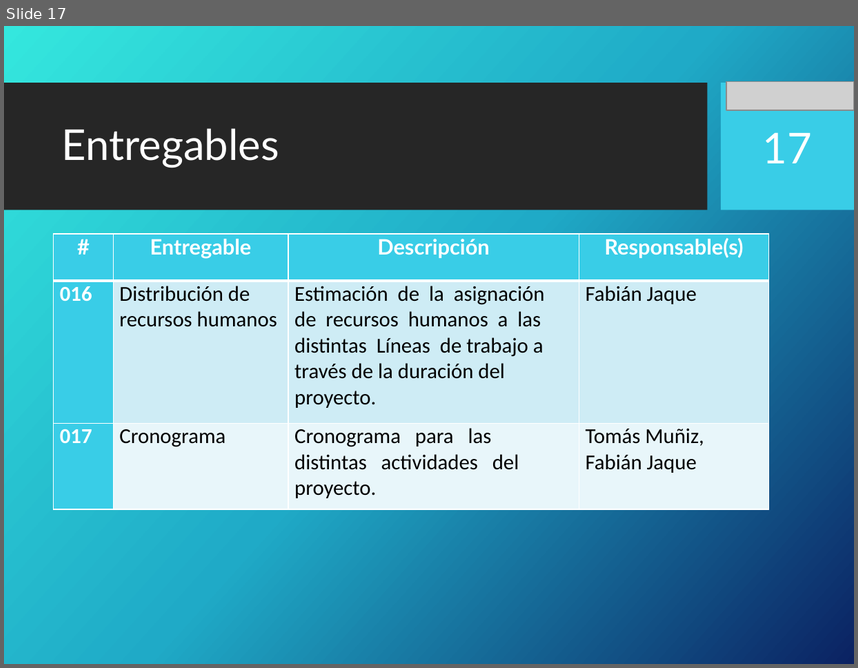
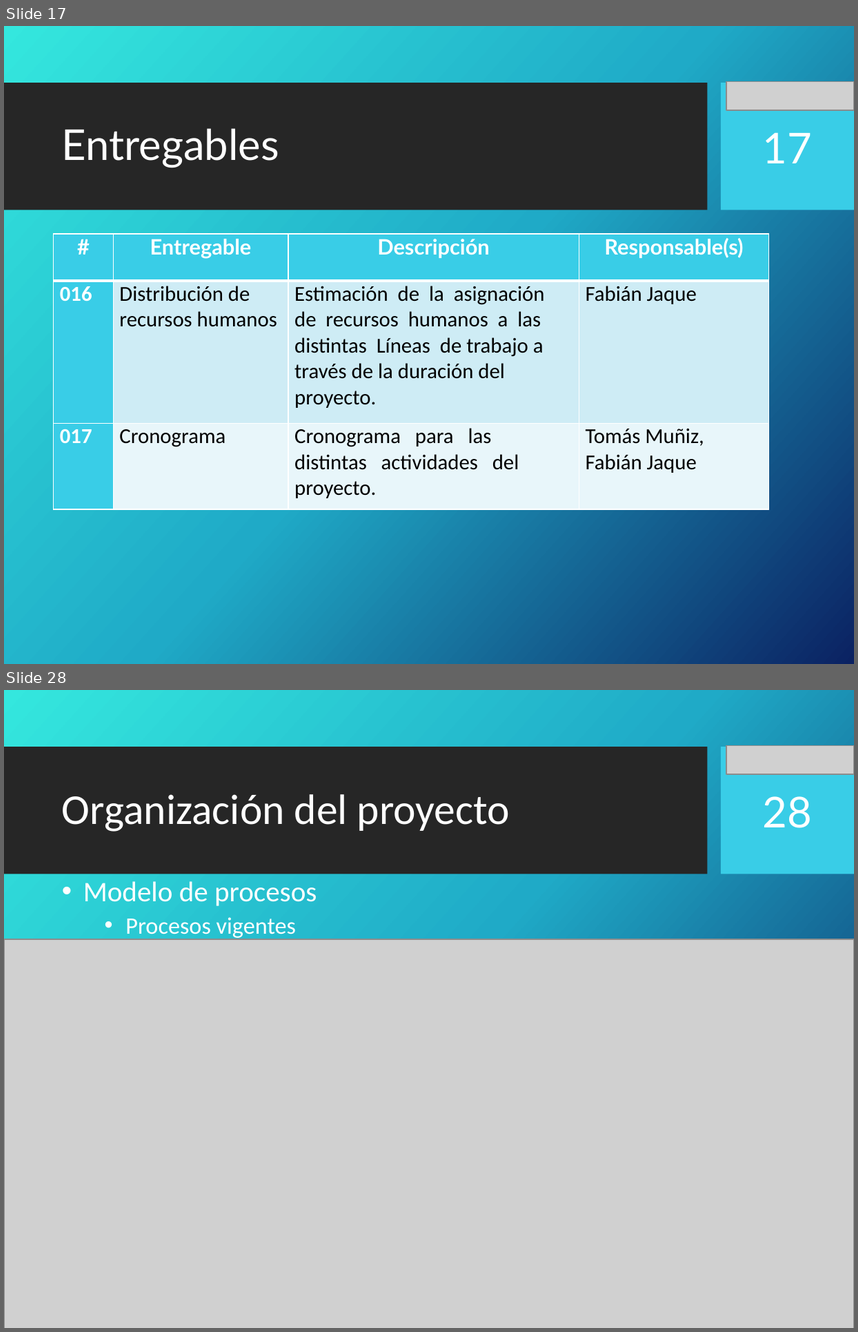
Before and after one commit to portafolio2016/hipocrates, a slide deck: docs/plan-de-proyecto/ppt-iteracion1.pptx. Shown one above the other, each under a label of ours: slide 17 before the commit, slides 17 and 28 after it; the slides between them are not shown. The pictures are 858x668 and 858x1332 pixels, drawn with LibreOffice and Linux fonts; fonts in the diff are those of the drawing; grey boxes stand for pictures; background and template pictures are left out. Boxes give left, top, right and bottom in pixels: in the first picture for what was removed or moved away, otherwise in the second. Text is boxed around its words. In the diff, an @@ line names an element or a change of style, - is before the commit and + after.

Commit message:
Agregado BPMN
Pablo me va a matar, pero no puedo hacerlo más "bonito", pq si los dejos de otro modo, en el proyector mañana no se verá

```diff
--- a/docs/plan-de-proyecto/ppt-iteracion1.pptx
+++ b/docs/plan-de-proyecto/ppt-iteracion1.pptx
@@ slide 28 added at (x1=4, y1=690, x2=854, y2=1328), background picture (left out); not listed: 2 template elements that a slide beside it also shows @@
@@ picture added at (x1=726, y1=746, x2=854, y2=775) @@
@@ title added at (x1=62, y1=794, x2=510, y2=831), 36 pt, text #FFFFFF @@
+Organización del proyecto
@@ page number added at (x1=763, y1=796, x2=812, y2=828), 36 pt, text #FFFFFF @@
+28
@@ text added at (x1=83, y1=881, x2=317, y2=940), 24 pt, text #FFFFFF @@
+• Modelo de procesos
+  • Procesos vigentes
@@ picture added at (x1=4, y1=939, x2=854, y2=1328) @@
```
Also in this commit, not shown: 1 slide changed, 30 other slides added.
